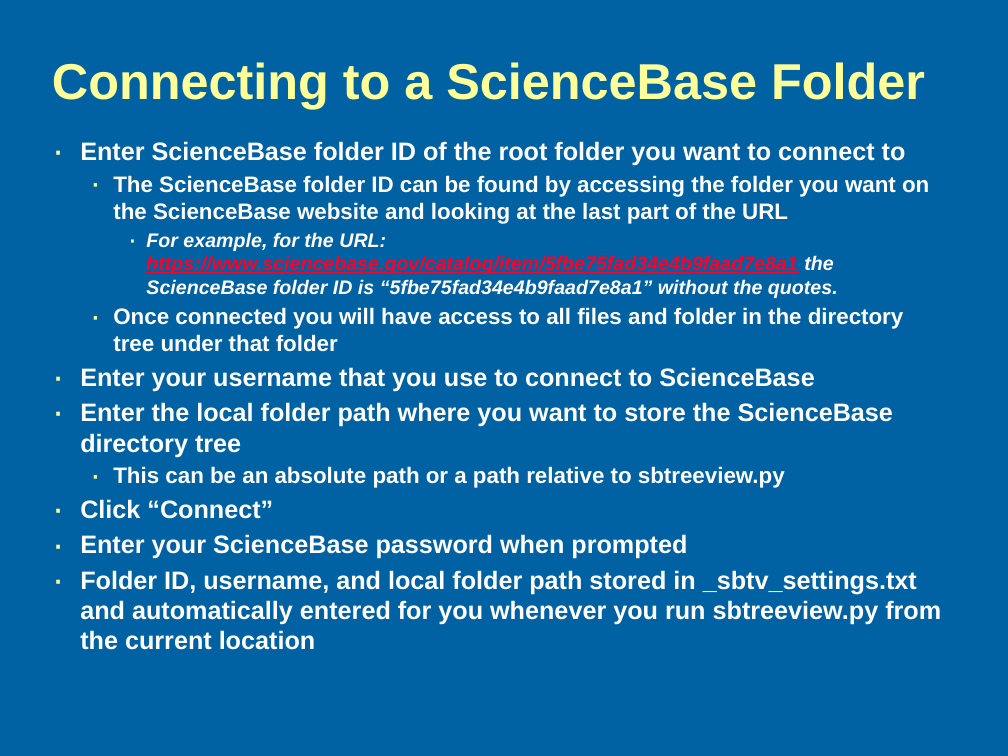
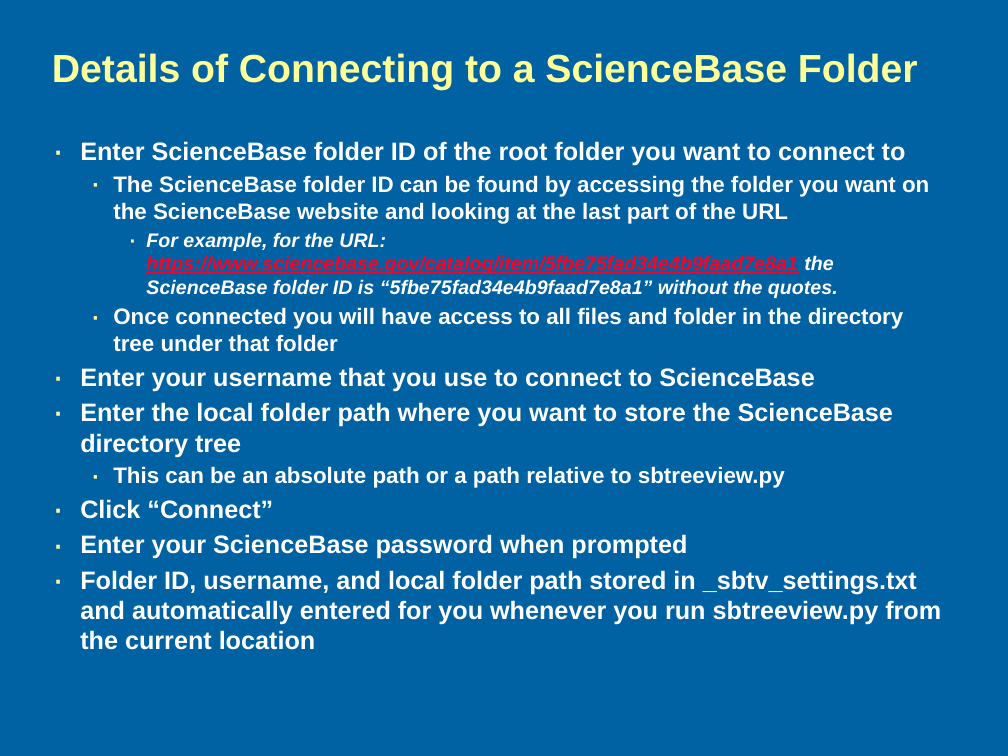
Before and after one commit to galengorski/CAWSC_WaterUse, a slide deck: slide 6 of etc/sciencebase/SBSync_Demo.pptx (slide 5 before the commit). Drawn at 1008x756 pixels with LibreOffice and Linux fonts; fonts in the diff are those of the drawing; background and template pictures are left out. Boxes give left, top, right and bottom in pixels: in the first picture for what was removed or moved away, otherwise in the second. Text is boxed around its words. In the diff, an @@ line names an element or a change of style, - is before the commit and + after.

```diff
--- a/etc/sciencebase/SBSync_Demo.pptx
+++ b/etc/sciencebase/SBSync_Demo.pptx
@@ title at (52,53,918,90): text changed; size 36 to 28 pt @@
-Connecting to a ScienceBase Folder
+Details of Connecting to a ScienceBase Folder
```
Also in this commit, not shown: 7 other slides changed, 1 slide added.
